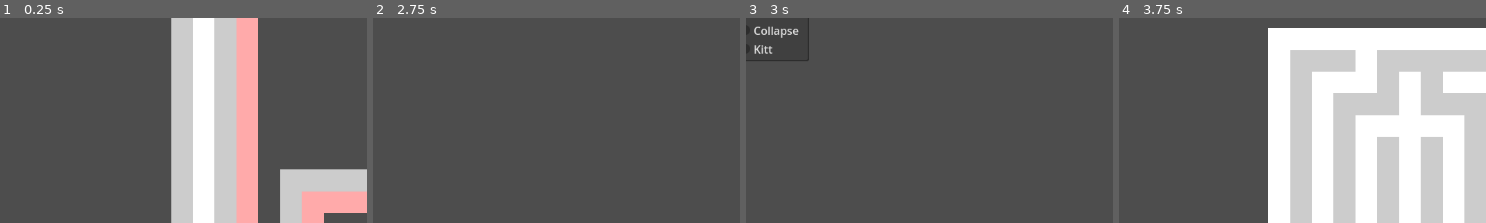
Above: before the commit, frames 1-4 (left to right).
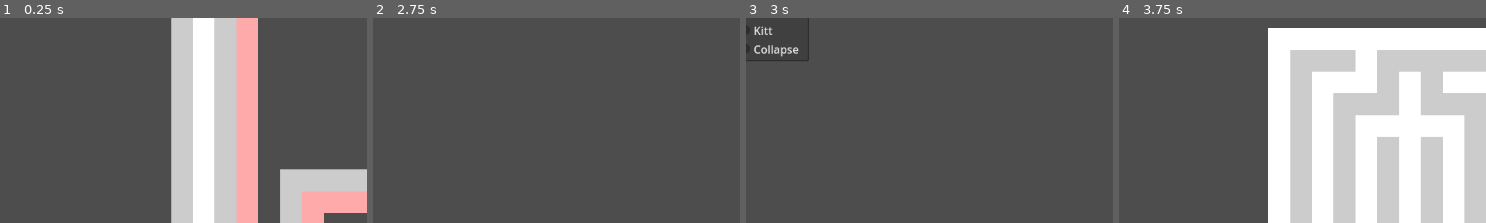
Above: after the commit, the same moments.

Repository: Infini-Creation/MazeLibrary
Game: Godot game, scene res://scenes/maze_2d_test.tscn
Two runs of this game, one before a commit and one after it. Both use one fixed random seed, a clock stepped at 60 frames per second and the inputs below. The project has no main scene, so this scene is started directly.
Inputs (mouse positions are % of the whole screen's width and height, from its top left):
- Up to frame 1 (0.25 s): no input
- Up to frame 2 (2.75 s): click (24, 3) at 0.52 s; type "Alex" at 0.6 s; click (32, 3) at 0.75 s; type "Alex" at 0.83 s; click "Generate New Maze" at 1.25 s; click "Generate New Maze" at 2 s
- Up to frame 3 (3 s): click "Newest" at 2.75 s
- Up to frame 4 (3.75 s): click "Generate Block Maze" at 3.5 s
The pictures show only the part of the screen within x 12-62%, y 23-73%; the shares and areas given below are measured in that part.

Frames 1-2 are identical in both runs. In frame 3, 0.6% of the frame differs, in the area x 2-15%, y 3-20%; in frame 4, nothing differs.

Commit message:
Update maze_2d_test.tscn
fix order of picking methods Collapse & Kitt, ID parameter is not usd when using "Selected" property

Diff:
--- a/scenes/maze_2d_test.tscn
+++ b/scenes/maze_2d_test.tscn
@@ -35,10 +35,10 @@
 popup/item_2/id = 2
 popup/item_3/text = "Random"
 popup/item_3/id = 3
-popup/item_4/text = "Collapse"
-popup/item_4/id = 5
-popup/item_5/text = "Kitt"
-popup/item_5/id = 4
+popup/item_4/text = "Kitt"
+popup/item_4/id = 4
+popup/item_5/text = "Collapse"
+popup/item_5/id = 5
 
 [node name="TextEdit" type="TextEdit" parent="MarginContainer/VBoxContainer/HBoxContainer"]
 custom_minimum_size = Vector2(80, 0)
